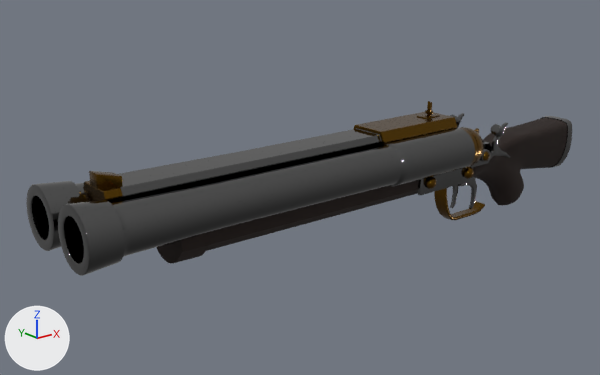
The FBX model Assets/Models/Weapon/Shotgun.fbx as it was, and as the next commit left it.
Both versions are drawn from a 50 mm lens placed at (-1.444, -1.361, 0.588), pointed at (-0.279, 0.095, 0.005). The lights are fixed; the arrows at lower left show +X, +Y and +Z. The first picture is the older version. Where no turn or scale is listed for an object, it has been applied to the vertices. Vertices at exactly the same position are counted once.

The first picture shows 'Barrels', 'Forend', 'Plane', 'Rib', 'Rib.001', 'Stock_Grip', 'TriggerGuard', 'Triggers.001' and 4 more.
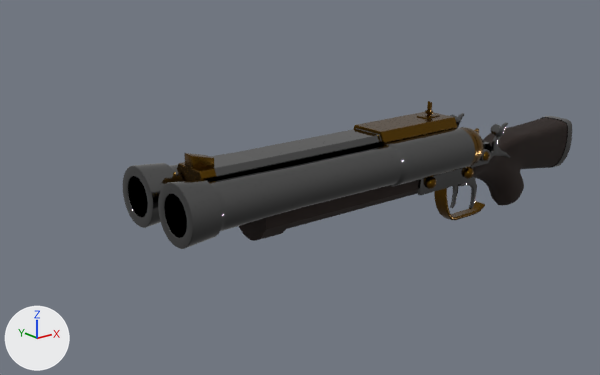
Location of each change, [x1, y1, x2, y2] in pixels of the pictures (600 x 375 px; the box of a moved part takes in the faces that stretch with it):
'Barrels', reshaped (21% narrower, 18% shorter): before [26, 128, 478, 276]; after [123, 128, 478, 249]
'Rib.001', reshaped (25% narrower, 23% shorter): before [83, 112, 457, 203]; after [177, 112, 457, 182]
'Forend', reshaped (31% narrower, 26% shorter): before [156, 180, 419, 263]; after [239, 180, 419, 241]
'Rib', reshaped (27% narrower, 22% shorter): before [89, 101, 440, 189]; after [184, 101, 440, 169]
part 1 of me_cylinder_012, moved or reshaped: before [26, 169, 278, 276]; after [123, 163, 278, 249]
part 2 of me_cube_007, moved or reshaped: before [83, 152, 260, 203]; after [177, 152, 260, 182]
part 4 of me_cube_005, moved or reshaped: before [89, 171, 122, 189]; after [184, 153, 214, 169]

The change in detail:
me_cylinder_015 is used by ob_forend; location (0.0, 0.0, 0.0).
me_cylinder_015 had 104 vertices, 104 faces and spanned x -0.692..-0.008, y -0.059..0.059, z -0.047..0.035.
me_cylinder_015 now has 104 vertices, 104 faces and spans x -0.492..-0.008, y -0.059..0.059, z -0.047..0.035.
me_cylinder_015 part 3: all 85 vertices in x -0.692..-0.631, y -0.059..0.059, z -0.047..0.035 are moved by (0.201, 0.0, 0.0).
me_cube_007 is used by ob_rib_001; location (0.0, 0.0, 0.0).
me_cube_007 had 150 vertices, 167 faces and spanned x -0.835..0.092, y -0.055..0.055, z 0.065..0.147.
me_cube_007 now has 150 vertices, 167 faces and spans x -0.634..0.092, y -0.055..0.055, z 0.065..0.147.
me_cube_007 part 2: all 54 vertices in x -0.835..-0.801, y -0.049..0.049, z 0.071..0.141 are moved by (0.201, 0.0, 0.0).
me_cube_005 is used by ob_rib; location (0.0, 0.0, 0.0).
me_cube_005 had 208 vertices, 195 faces and spanned x -0.835..0.072, y -0.016..0.016, z 0.134..0.184.
me_cube_005 now has 208 vertices, 195 faces and spans x -0.634..0.072, y -0.016..0.016, z 0.134..0.184.
me_cube_005 part 4: the loose piece of 56 vertices spanning x -0.835..-0.785, y -0.016..0.016, z 0.134..0.165 is moved by (0.201, 0.0, 0.0).
me_cylinder_012 is used by ob_barrels; location (0.0, 0.0, 0.0).
me_cylinder_012 had 1596 vertices, 1592 faces and spanned x -0.913..0.093, y -0.137..0.137, z 0.012..0.138.
me_cylinder_012 now has 1596 vertices, 1592 faces and spans x -0.712..0.093, y -0.137..0.137, z 0.012..0.138.
me_cylinder_012 part 1: all 704 vertices in x -0.913..-0.626, y -0.137..0.137, z 0.012..0.138 are moved by (0.201, 0.0, 0.0).
